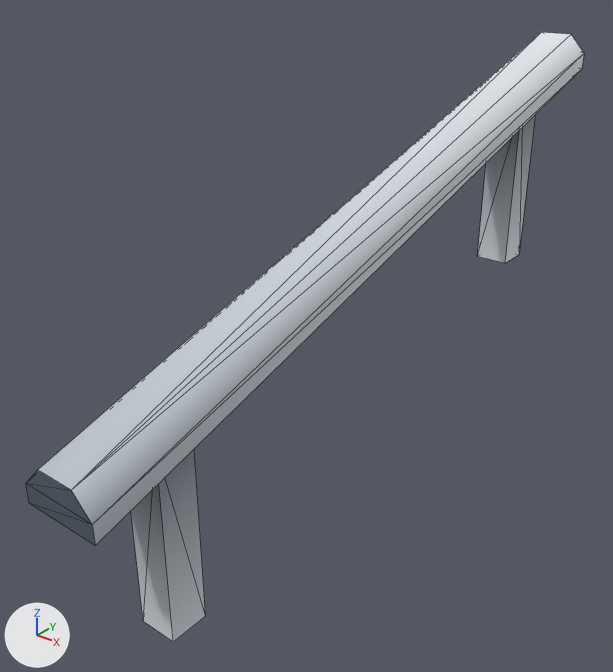
The glTF model client/public/assets/kenney-station/stairs-handrail-single.glb: old version first, new version second.
Both versions are drawn from a 50 mm camera at (0.58, -0.857, 0.718) aimed at (-0.049, -0.071, 0.231). The lights are fixed; the arrows at lower left show +X, +Y and +Z. The older version comes first. Mesh edges are drawn as thin lines. Where no turn or scale is listed for an object, it has been applied to the vertices. Vertices at exactly the same position are counted once.

Objects in the first picture: 'stairs-handrail-single'.
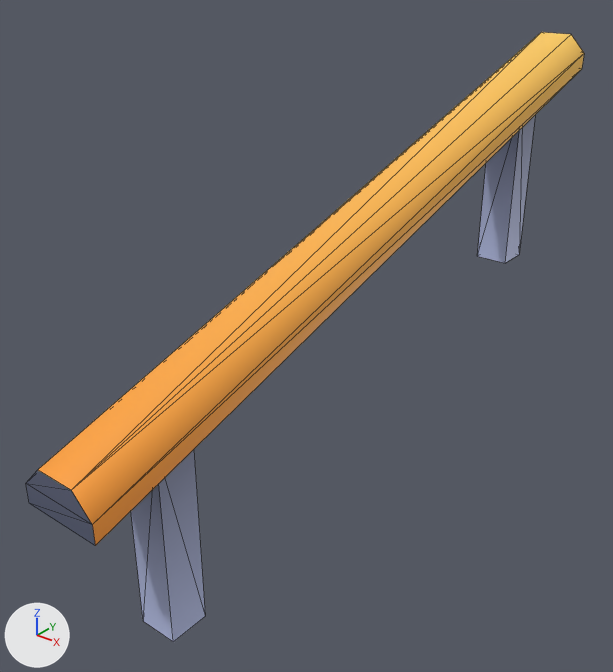
Location of each change, [x1, y1, x2, y2] in pixels of the pictures (613 x 672 px):
part 1 of me_stairs_handrail_single, edited (looks the same)
    both: [26, 470, 95, 545]
part 2 of me_stairs_handrail_single, recoloured (light grey to orange)
    both: [38, 32, 584, 546]
part 3 of me_stairs_handrail_single, recoloured
    both: [143, 128, 522, 642]
part 4 of me_stairs_handrail_single, edited (looks the same)
    both: [131, 115, 535, 616]

What the commit changed:
me_stairs_handrail_single has 28 vertices, 36 faces and spans x -0.05..0.05, y -0.5..0.5, z -0.281..0.281.
me_stairs_handrail_single is used by ob_stairs_handrail_single; location (0.0, 0.0, 0.281).
me_stairs_handrail_single part 1: 10 faces centred in x -0.017..0.017, y -0.5..0.5, z -0.061..0.273 are repainted in the vertex colours; the middle colour goes from greyish blue #606c78 to greyish blue #6e738b.
me_stairs_handrail_single part 2: 10 faces centred in x -0.05..0.05, y -0.167..0.167, z 0.039..0.181 are repainted in the vertex colours; the middle colour goes from light grey #d3d9df to orange #ffb54a.
me_stairs_handrail_single part 3: 8 faces centred in x -0.025..0.025, y -0.4..0.4, z -0.195..0.03 are repainted in the vertex colours; the middle colour goes from white #dde3e9 to blue #bfc8f0.
me_stairs_handrail_single part 4: 8 faces centred in x -0.025..0.025, y -0.4..0.4, z -0.11..0.115 are repainted in the vertex colours; the middle colour goes from greyish blue #6c7885 to greyish blue #7d829a.
